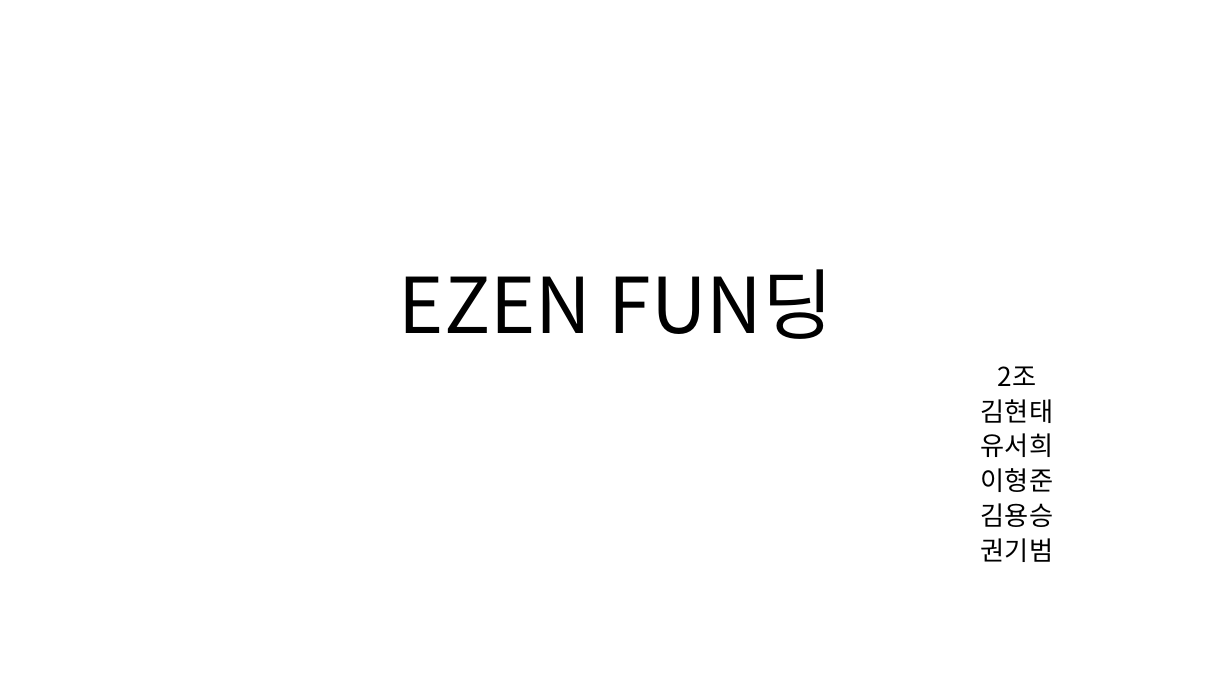
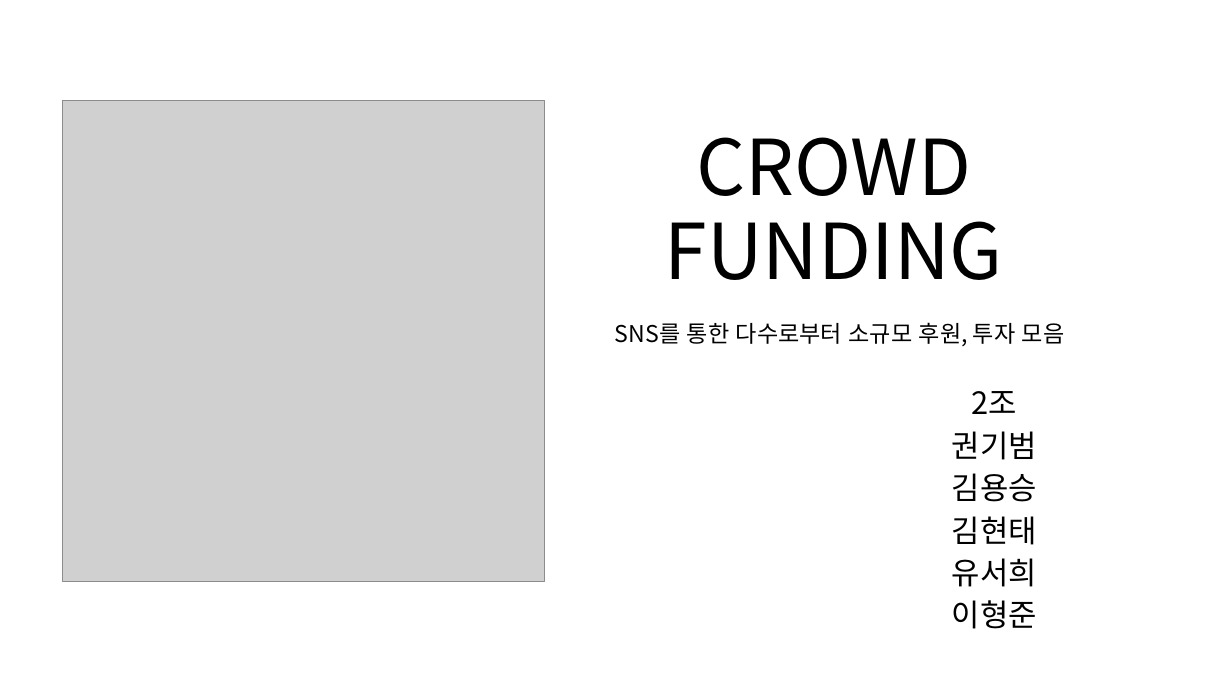
Before and after one commit to ezenteam2/EzenCrowdFunding, a slide deck: slide 1 of project03 - 발표1.pptx. Drawn at 1232x693 pixels with LibreOffice and Linux fonts; fonts in the diff are those of the drawing; grey boxes stand for pictures. Boxes give left, top, right and bottom in pixels: in the first picture for what was removed or moved away, otherwise in the second. Text is boxed around its words. In the diff, an @@ line names an element or a change of style, - is before the commit and + after.

```diff
--- a/project03 - 발표1.pptx
+++ b/project03 - 발표1.pptx
@@ picture added at (63, 101, 544, 582) @@
@@ title at (665, 137, 1003, 280): text changed @@
-EZEN FUN딩
+CROWD FUNDING
@@ text added at (615, 322, 1065, 346), 18 pt, text #000000 @@
+SNS를 통한 다수로부터 소규모 후원, 투자 모음
@@ subtitle "2조": place and size @@
-subtitle "2조" at (981, 366, 1053, 562)
+subtitle "2조" at (952, 391, 1037, 629)
@@ subtitle at (952, 391, 1037, 629): size 20.4 to 24 pt in "2조", "김현태", "유서희", "이형준"; line spacing 0.7 to 0.8 @@
@@ subtitle at (952, 431, 1037, 502): paragraphs added @@
+권기범
+김용승
@@ subtitle at (981, 503, 1053, 562): paragraphs removed @@
-김용승
-권기범
```
Also in this commit, not shown: 6 slides added.
